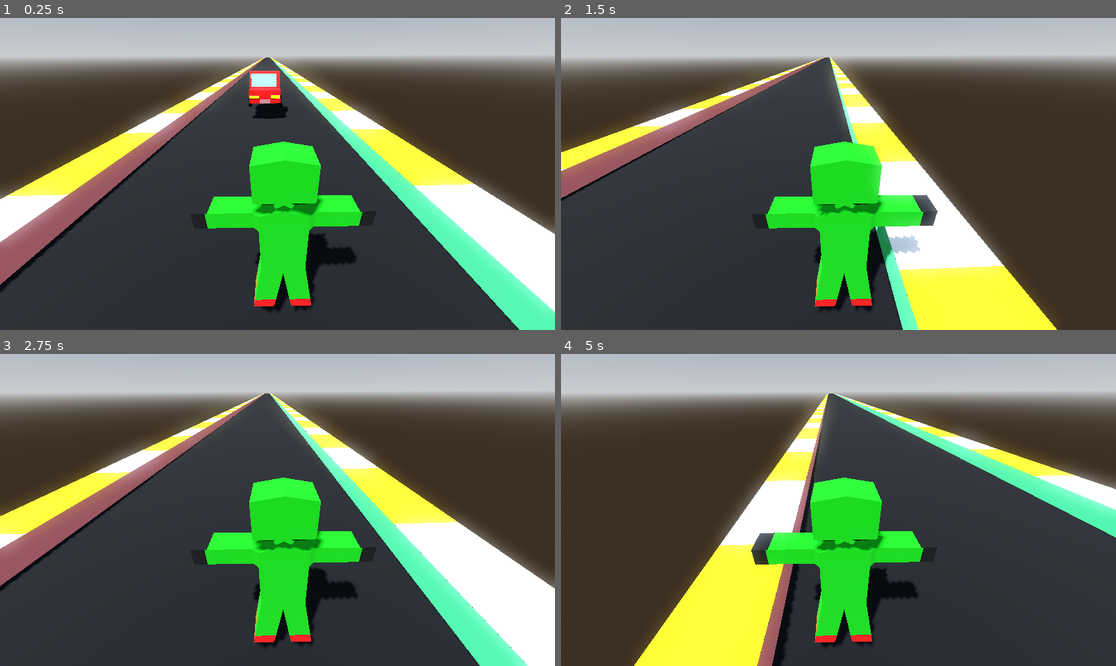
Above: before the commit, frames 1-4 (two rows, left to right).
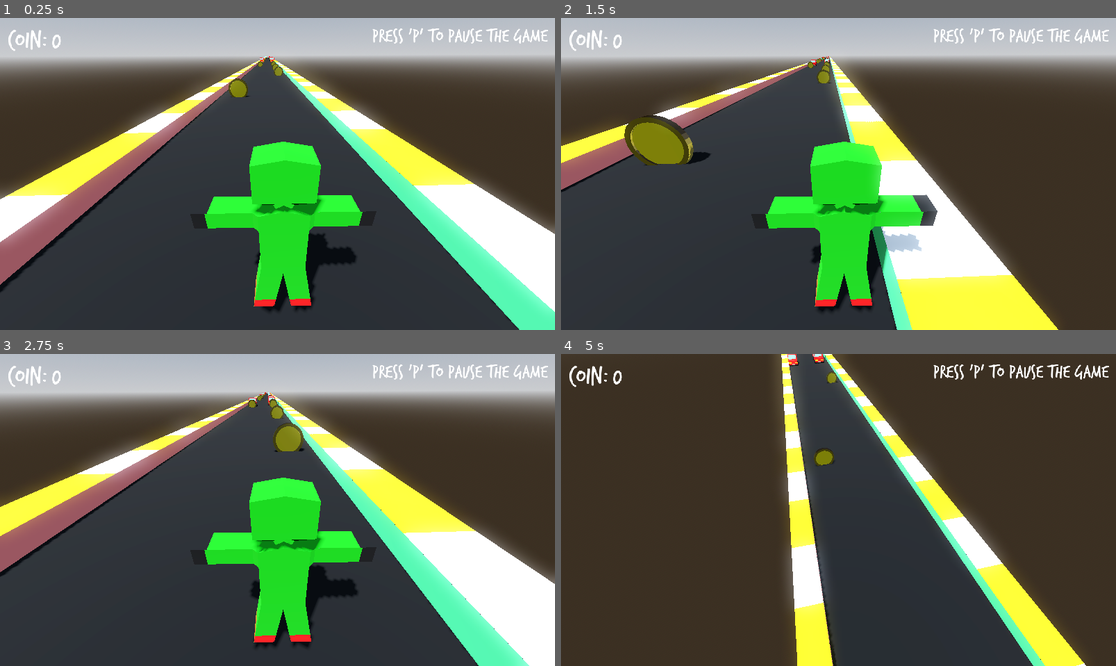
Above: after the commit, the same moments.

Repository: PranishManandhar/Traffic-Runner-3D
Game: Godot game, scene res://Scenes/main_game.tscn
The game is run twice, just before and just after one commit, with the same random seed, the same clock (stepped at 60 frames per second) and the same inputs.
Inputs:
- Up to frame 1 (0.25 s): no input
- Up to frame 2 (1.5 s): tap P at 0.5, 1.25 s; hold D (right) 0.53-1.28 s; hold A (left) from 1.28 s (still down)
- Up to frame 3 (2.75 s): tap P at 2 s; release A (left) at 2.03 s; hold D (right) from 2.03 s (still down)
- Up to frame 4 (5 s): tap P at 2.75, 3.5, 4.25 s; release D (right) at 3.53 s; hold A (left) from 3.53 s (still down)

The runs differ from the first frame. In frame 1, 1.8% of the frame differs, in the area x 1-99%, y 3-33%; in frame 2, 6.1%; in frame 3, 6.0%; in frame 4, 55%, in the area x 0-100%, y 0-100%.
Error before the commit: Invalid access to property or key 'global_position' on a base object of type 'null instance'. (res://Script/Global.gd:35)

Commit message:
backed up

Diff:
--- /dev/null
+++ b/Scenes/UI/MainMenu.tscn
@@ -0,0 +1,45 @@
+[gd_scene load_steps=3 format=3 uid="uid://rvdaubpcibt"]
+
+[ext_resource type="Texture2D" uid="uid://et86aqte3nch" path="res://Assets/Menu assets/Icon -Traffic runner3d.png" id="1_g18y6"]
+[ext_resource type="Texture2D" uid="uid://droc6aa74wvy4" path="res://Assets/Menu assets/background.png" id="1_mjmdf"]
+
+[node name="MainMenu" type="Control"]
+layout_mode = 3
+anchors_preset = 15
+anchor_right = 1.0
+anchor_bottom = 1.0
+grow_horizontal = 2
+grow_vertical = 2
+
+[node name="Sprite2D" type="Sprite2D" parent="."]
+position = Vector2(579, 325)
+texture = ExtResource("1_mjmdf")
+
+[node name="icon" type="Sprite2D" parent="."]
+position = Vector2(277, 112.00001)
+rotation = -0.2443461
+scale = Vector2(1.6124998, 1.6200001)
+texture = ExtResource("1_g18y6")
+
+[node name="CanvasLayer" type="CanvasLayer" parent="."]
+
+[node name="play" type="Button" parent="CanvasLayer"]
+offset_left = 107.0
+offset_top = 322.0
+offset_right = 267.0
+offset_bottom = 393.0
+text = "Play"
+
+[node name="About" type="Button" parent="CanvasLayer"]
+offset_left = 102.0
+offset_top = 417.0
+offset_right = 262.0
+offset_bottom = 488.0
+text = "About"
+
+[node name="Settings" type="Button" parent="CanvasLayer"]
+offset_left = 934.0
+offset_top = 541.0
+offset_right = 1094.0
+offset_bottom = 612.0
+text = "Settings"
--- /dev/null
+++ b/Scenes/UI/main_game_ui.tscn
@@ -0,0 +1,44 @@
+[gd_scene load_steps=4 format=3 uid="uid://dftv2vnkitabp"]
+
+[sub_resource type="LabelSettings" id="LabelSettings_svwat"]
+font_size = 57
+
+[sub_resource type="LabelSettings" id="LabelSettings_2ogr7"]
+font_size = 54
+
+[sub_resource type="LabelSettings" id="LabelSettings_25nla"]
+font_size = 40
+
+[node name="MainGameUI" type="Control"]
+layout_mode = 3
+anchors_preset = 15
+anchor_right = 1.0
+anchor_bottom = 1.0
+grow_horizontal = 2
+grow_vertical = 2
+
+[node name="CanvasLayer" type="CanvasLayer" parent="."]
+
+[node name="CoinValue" type="Label" parent="CanvasLayer"]
+offset_left = 108.0
+offset_top = 19.0
+offset_right = 141.0
+offset_bottom = 81.0
+text = "0"
+label_settings = SubResource("LabelSettings_svwat")
+
+[node name="CoinLabel" type="Label" parent="CanvasLayer"]
+offset_left = 17.0
+offset_top = 19.0
+offset_right = 121.0
+offset_bottom = 77.0
+text = "Coin:"
+label_settings = SubResource("LabelSettings_2ogr7")
+
+[node name="Label" type="Label" parent="CanvasLayer"]
+offset_left = 772.0
+offset_top = 17.0
+offset_right = 1136.0
+offset_bottom = 61.0
+text = "Press 'P' to Pause the game"
+label_settings = SubResource("LabelSettings_25nla")
--- a/Scenes/coin.tscn
+++ b/Scenes/coin.tscn
@@ -1,14 +1,32 @@
-[gd_scene load_steps=3 format=3 uid="uid://b7q7gyvg2k0y1"]
+[gd_scene load_steps=5 format=3 uid="uid://b7q7gyvg2k0y1"]
 
 [ext_resource type="PackedScene" uid="uid://jw3qfunb68gk" path="res://Assets/coin/coin.glb" id="1_2qo34"]
+[ext_resource type="AudioStream" uid="uid://dqd75chcfisb6" path="res://Assets/Sounds/pickupCoin.wav" id="2_jgi06"]
+
+[sub_resource type="GDScript" id="GDScript_2qo34"]
+resource_name = "Coin"
+script/source = "extends Node3D
+@onready var audio = $AudioStreamPlayer3D
+
+func _on_area_3d_area_entered(area: Area3D) -> void:
+	if area.is_in_group(\"player\"):  # Only play if player entered
+		audio.play()
+"
 
 [sub_resource type="SphereShape3D" id="SphereShape3D_2qo34"]
 
 [node name="coin" instance=ExtResource("1_2qo34")]
 transform = Transform3D(-4.371139e-08, 0, 1, 0, 1, 0, -1, 0, -4.371139e-08, 0, 0, 0)
+script = SubResource("GDScript_2qo34")
 
 [node name="Area3D" type="Area3D" parent="." index="1"]
 
 [node name="CollisionShape3D" type="CollisionShape3D" parent="Area3D" index="0"]
 transform = Transform3D(1, 0, 0, 0, 1.6436591, 0, 0, 0, 1.6789744, 0, 0, 0)
 shape = SubResource("SphereShape3D_2qo34")
+
+[node name="AudioStreamPlayer3D" type="AudioStreamPlayer3D" parent="." index="2"]
+stream = ExtResource("2_jgi06")
+volume_db = 31.373
+
+[connection signal="area_entered" from="Area3D" to="." method="_on_area_3d_area_entered"]
--- a/Scenes/enemy.tscn
+++ b/Scenes/enemy.tscn
@@ -9,6 +9,9 @@
 [node name="Enemy" type="RigidBody3D"]
 transform = Transform3D(-4.371139e-08, 0, 1, 0, 1, 0, -1, 0, -4.371139e-08, 0, 0, 0)
 collision_layer = 2
+axis_lock_angular_x = true
+axis_lock_angular_y = true
+axis_lock_angular_z = true
 contact_monitor = true
 max_contacts_reported = 1
 script = ExtResource("1_1f0kj")
--- a/Scenes/main_game.tscn
+++ b/Scenes/main_game.tscn
@@ -2,8 +2,8 @@
 
 [ext_resource type="Script" uid="uid://oyjfrdhkwiv3" path="res://Script/main_game.gd" id="1_0e3vx"]
 [ext_resource type="PackedScene" uid="uid://bfujo54fnnkjc" path="res://Scenes/player.tscn" id="1_1oj5k"]
-[ext_resource type="PackedScene" uid="uid://sjtgmn1nonhv" path="res://Scenes/enemy.tscn" id="3_0e3vx"]
 [ext_resource type="Script" uid="uid://bri3npp2u4fe4" path="res://Script/fall_script.gd" id="4_6j5ir"]
+[ext_resource type="PackedScene" uid="uid://dftv2vnkitabp" path="res://Scenes/UI/main_game_ui.tscn" id="5_mgc0q"]
 
 [sub_resource type="ProceduralSkyMaterial" id="ProceduralSkyMaterial_1oj5k"]
 sky_horizon_color = Color(0.66224277, 0.6717428, 0.6867428, 1)
@@ -41,10 +41,10 @@
 transform = Transform3D(1, 0, 0, 0, 1, 0, 0, 0, 1, 0, -7.6590543, -12.860644)
 shape = SubResource("WorldBoundaryShape3D_0e3vx")
 
-[node name="Enemy" parent="." instance=ExtResource("3_0e3vx")]
-transform = Transform3D(-4.371139e-08, 0, 1, 0, 1, 0, -1, 0, -4.371139e-08, 0.40369034, 0, 0.40288258)
-
 [node name="Camera3D" type="Camera3D" parent="."]
 transform = Transform3D(-0.9799819, -0.16300355, 0.11430416, -0.025538221, 0.67232364, 0.7398167, -0.19744213, 0.72208786, -0.66302776, 5, 11.286602, -10.062752)
 
+[node name="MainGameUI" parent="." instance=ExtResource("5_mgc0q")]
+
+[connection signal="colliding" from="player" to="." method="_on_player_colliding"]
 [connection signal="body_entered" from="world border" to="world border" method="_on_body_entered"]
--- a/Scenes/platform.tscn
+++ b/Scenes/platform.tscn
@@ -1,35 +1,42 @@
-[gd_scene load_steps=4 format=3 uid="uid://cp6ulwvac5p55"]
+[gd_scene load_steps=5 format=3 uid="uid://cp6ulwvac5p55"]
 
 [ext_resource type="PackedScene" uid="uid://facmaw1y811y" path="res://Assets/Road/Road.gltf" id="1_1rc8e"]
+[ext_resource type="PackedScene" uid="uid://cbnb4n2h4sbe4" path="res://Scenes/spawnplate.tscn" id="2_n5262"]
 
 [sub_resource type="BoxShape3D" id="BoxShape3D_xdow6"]
-size = Vector3(0.8430786, 2.8154602, 0.509964)
+size = Vector3(0.8430786, 3.255867, 0.509964)
 
 [sub_resource type="BoxShape3D" id="BoxShape3D_1rc8e"]
 size = Vector3(1.8291626, 1.9501953, 24.767075)
 
-[node name="platform" type="StaticBody3D"]
+[node name="platform" type="StaticBody3D" groups=["Platform"]]
 
-[node name="CollisionShape3D" type="CollisionShape3D" parent="."]
-transform = Transform3D(11.181, 0, 0, 0, 0.216, 0, 0, 0, 48.247, 0.64728874, -0.88286245, -2.4938464)
+[node name="CollisionShape3D" type="CollisionShape3D" parent="." groups=["Platform"]]
+transform = Transform3D(11.181, 0, 0, 0, 0.216, 0, 0, 0, 48.247, 0.64728874, -1.087012, -2.4938464)
 shape = SubResource("BoxShape3D_xdow6")
 
 [node name="blockbench_export" parent="." instance=ExtResource("1_1rc8e")]
 transform = Transform3D(4.93348, 0, 0, 0, 5.5239177, 0, 0, 0, 8.629908, 0.72281253, -1.4381444, -2.5029678)
 
 [node name="CollisionShape3D2" type="CollisionShape3D" parent="."]
-transform = Transform3D(1, 0, 0, 0, 1, 0, 0, 0, 1, -4.5385637, -0.47509766, -2.4864273)
+transform = Transform3D(1, 0, 0, 0, 1, 0, 0, 0, 1, -4.638582, -0.47509766, -2.4864273)
 shape = SubResource("BoxShape3D_1rc8e")
 
 [node name="CollisionShape3D3" type="CollisionShape3D" parent="."]
-transform = Transform3D(1, 0, 0, 0, 1, 0, 0, 0, 1, 6.2119455, -0.47509766, -2.4864273)
+transform = Transform3D(1, 0, 0, 0, 1, 0, 0, 0, 1, 6.2784815, -0.47509766, -2.4864273)
 shape = SubResource("BoxShape3D_1rc8e")
 
-[node name="spawnplate" type="Node3D" parent="."]
-transform = Transform3D(1, 0, 0, 0, 1, 0, 0, 0, 1, 3.3133793, 0, 9.275864)
+[node name="plates" type="Node3D" parent="."]
+transform = Transform3D(1, 0, 0, 0, 1, 0, 0, 0, 1, 0, 0, 13.882038)
 
-[node name="spawnplate2" type="Node3D" parent="."]
-transform = Transform3D(1, 0, 0, 0, 1, 0, 0, 0, 1, -0.058177948, 0, 9.275864)
+[node name="spawnplate" parent="plates" instance=ExtResource("2_n5262")]
+transform = Transform3D(1, 0, 0, 0, 1, 0, 0, 0, 1, -1.9880176, 0, -12.037852)
 
-[node name="spawnplate3" type="Node3D" parent="."]
-transform = Transform3D(1, 0, 0, 0, 1, 0, 0, 0, 1, -2.6938686, 0, 9.275864)
+[node name="spawnplate2" parent="plates" instance=ExtResource("2_n5262")]
+transform = Transform3D(1, 0, 0, 0, 1, 0, 0, 0, 1, -1.9880176, 0, -6.1851683)
+
+[node name="spawnplate3" parent="plates" instance=ExtResource("2_n5262")]
+transform = Transform3D(1, 0, 0, 0, 1, 0, 0, 0, 1, 3.2775674, 0, -12.037852)
+
+[node name="spawnplate4" parent="plates" instance=ExtResource("2_n5262")]
+transform = Transform3D(1, 0, 0, 0, 1, 0, 0, 0, 1, 3.2775674, 0, -6.7142744)
--- a/Scenes/player.tscn
+++ b/Scenes/player.tscn
@@ -34,3 +34,6 @@
 
 [node name="Camera3D" type="Camera3D" parent="TwistPivot/pitchpivot"]
 transform = Transform3D(-0.9991839, -0.02334165, 0.032966577, -0.0035549414, 0.8637852, 0.50384766, -0.040236678, 0.50331926, -0.86316323, 0.13929904, 1.1798795, 3.0953705)
+
+[node name="RayCast3D" type="RayCast3D" parent="."]
+transform = Transform3D(1, 0, 0, 0, 1, 0, 0, 0, 1, 0, -0.14823198, 0)
--- /dev/null
+++ b/Scenes/spawnplate.tscn
@@ -0,0 +1,33 @@
+[gd_scene load_steps=2 format=3 uid="uid://cbnb4n2h4sbe4"]
+
+[sub_resource type="GDScript" id="GDScript_d2jlo"]
+resource_name = "SpawnPlate"
+script/source = "extends Node3D
+
+var spawnables:Array[PackedScene]=[
+	preload(\"res://Scenes/coin.tscn\"),
+	preload(\"res://Scenes/enemy.tscn\")
+]
+
+func _ready()->void:
+	var time :=randf() * 10 #randomized variable
+	var spawnable_object = null
+	if time<2.5:
+#		spawn coins
+		spawnable_object=spawnables[0].instantiate()
+	elif time<5.7:
+#		spawn car
+		spawnable_object=spawnables[1].instantiate()
+	else:
+		print(\"nothing spawned\")
+
+	if spawnable_object:
+		add_child(spawnable_object) #add to scene as child
+		spawnable_object.global_position = self.global_position #set the position relative to spawnplate
+"
+
+[node name="spawnplate" type="Node3D"]
+script = SubResource("GDScript_d2jlo")
+
+[node name="VisibleOnScreenNotifier3D" type="VisibleOnScreenNotifier3D" parent="."]
+aabb = AABB(-0.6729872, -1, -1, 1.3459744, 2, 2)
--- a/Script/Enemy.gd
+++ b/Script/Enemy.gd
@@ -8,6 +8,5 @@
 
 
 func _on_body_entered(body: Node) -> void:
-	print("hit")
 	if body.is_in_group('Player'):
 		body.queue_free()
--- a/Script/Global.gd
+++ /dev/null
@@ -1,35 +0,0 @@
-extends Node3D
-
-var spawnplates: Array = []
-@export var stuff_to_spawn: Array[PackedScene] = [
-	preload("res://Scenes/coin.tscn"),
-	preload("res://Scenes/enemy.tscn")
-]
-@export var spawn_interval := 2.0  # Seconds between spawns
-
-var spawn_timer := 0.0
-
-func _ready() -> void:
-	# Gather all spawn plates
-	spawnplates = [$spawnplate, $spawnplate2, $spawnplate3]
-
-func _process(delta: float) -> void:
-	spawn_timer += delta
-	if spawn_timer >= spawn_interval:
-		spawn_timer = 0.0
-		spawn_random_enemy()
-
-func spawn_random_enemy() -> void:
-	if stuff_to_spawn.is_empty() or spawnplates.is_empty():
-		return
-
-	# Pick random spawn location
-	var random_plate = spawnplates.pick_random()
-
-	# Pick random enemy to spawn
-	var random_enemy_scene = stuff_to_spawn.pick_random()
-
-	# Spawn it
-	var enemy = random_enemy_scene.instantiate()
-	get_parent().add_child(enemy)  # Add to scene
-	enemy.global_position = random_plate.global_position
--- a/Script/main_game.gd
+++ b/Script/main_game.gd
@@ -1,15 +1,34 @@
 extends Node3D
 
 var lane_scene:PackedScene = preload("res://Scenes/platform.tscn")
-
-func generate_lane(spawn_times:int):
-	var pos = Vector3.ZERO
-	for i in range(spawn_times):
-		var lanes = lane_scene.instantiate()
-		lanes.position = pos
-		add_child(lanes)
-		pos.z += 24.8
-
+var road_array:Array = []
+@onready var player = $player
+var next_spawn_z: float = 0.0
+var platforms_spawned: int = 0
 
 func _ready() -> void:
 	generate_lane(20)
+
+
+func generate_lane(spawn_times:int):
+	for i in range(spawn_times):
+		var lanes = lane_scene.instantiate()
+		lanes.add_to_group("Platform")
+		lanes.position = Vector3(0, 0, next_spawn_z)
+		add_child(lanes)
+		road_array.append(lanes)
+		next_spawn_z += 24.7
+		platforms_spawned += 1
+
+
+
+func _on_player_colliding() -> void:
+	var target = player.raycast.get_collider()
+	if target == road_array[road_array.size() - 5]:
+		generate_lane(5)
+		remove_old_platforms()
+
+func remove_old_platforms():
+	while road_array.size() > 20:
+		var old_platform = road_array.pop_front()
+		old_platform.queue_free()
--- /dev/null
+++ b/Script/object_pool.gd
@@ -0,0 +1,18 @@
+extends Node
+
+@export var object_scene:PackedScene
+var object_pool:Array = []
+
+func add_to_pool(object:StaticBody3D):
+	object_pool.append(object)
+	object.hide()
+
+func pull_from_pool() -> StaticBody3D:
+	var object:StaticBody3D
+	if object_pool.is_empty():
+		object = object_scene.instantiate()
+		object = object_pool[0]
+		object_pool.remove_at(0)
+
+	object.show()
+	return object
--- a/Script/playerMovement.gd
+++ b/Script/playerMovement.gd
@@ -4,6 +4,8 @@
 @export var max_speed: float = 15.0
 @export var strafe_force: float = 15.0
 
+@onready var raycast = $RayCast3D
+signal colliding
 
 func _ready() -> void:
 	lock_rotation = true
@@ -13,6 +15,7 @@
 	_apply_forward_force()
 	_limit_speed()
 	_apply_strafe()
+	detect_collision()
 
 
 func _apply_forward_force() -> void:
@@ -32,3 +35,9 @@
 func _limit_speed() -> void:
 	if linear_velocity.length() > max_speed:
 		linear_velocity = linear_velocity.normalized() * max_speed
+
+func detect_collision():
+	if raycast.is_colliding():
+		var target = raycast.get_collider()
+		if target.is_in_group("Platform"):
+			emit_signal("colliding")
--- a/project.godot
+++ b/project.godot
@@ -15,9 +15,9 @@
 config/features=PackedStringArray("4.5", "Forward Plus")
 config/icon="res://icon.svg"
 
-[autoload]
+[dotnet]
 
-Global="*res://Script/Global.gd"
+project/assembly_name="tiktok-games"
 
 [filesystem]
 
@@ -29,6 +29,11 @@
 [global_group]
 
 Player=""
+Platform=""
+
+[gui]
+
+theme/custom_font="uid://cc63ayb0beh42"
 
 [input]
 
Binary file added: Assets/Menu assets/Icon -Traffic runner3d.png
Not shown, added: Assets/Menu assets/Icon -Traffic runner3d.png.import
Binary file added: Assets/Menu assets/background.png
Not shown, added: Assets/Menu assets/background.png.import
Not shown, added: Assets/Sounds/explosion.wav.import
Not shown, added: Assets/Sounds/pickupCoin.wav.import
Binary file added: Assets/TrashHand.TTF
Not shown, added: Assets/TrashHand.TTF.import
Not shown, removed: Script/Global.gd.uid
Not shown, added: Script/object_pool.gd.uid
Not shown, added: Assets/Sounds/explosion.wav
Not shown, added: Assets/Sounds/pickupCoin.wav
